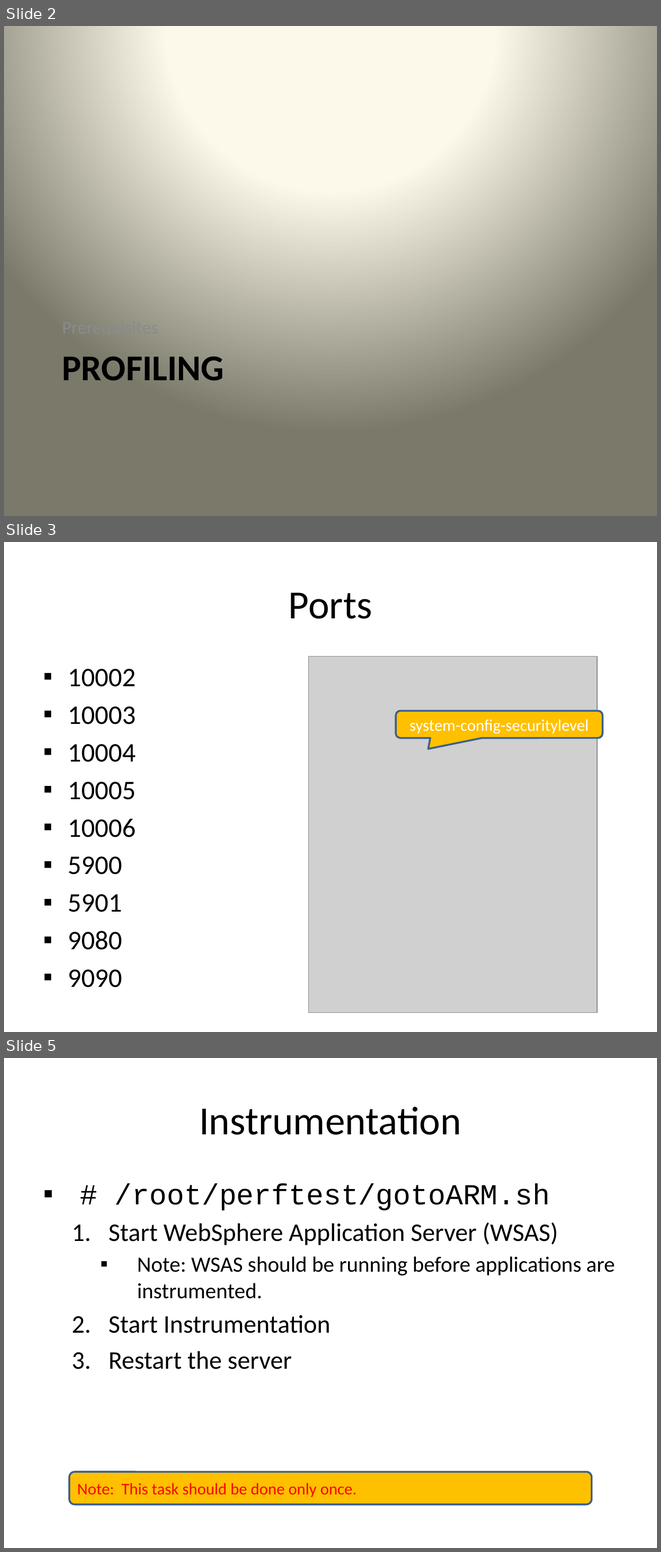
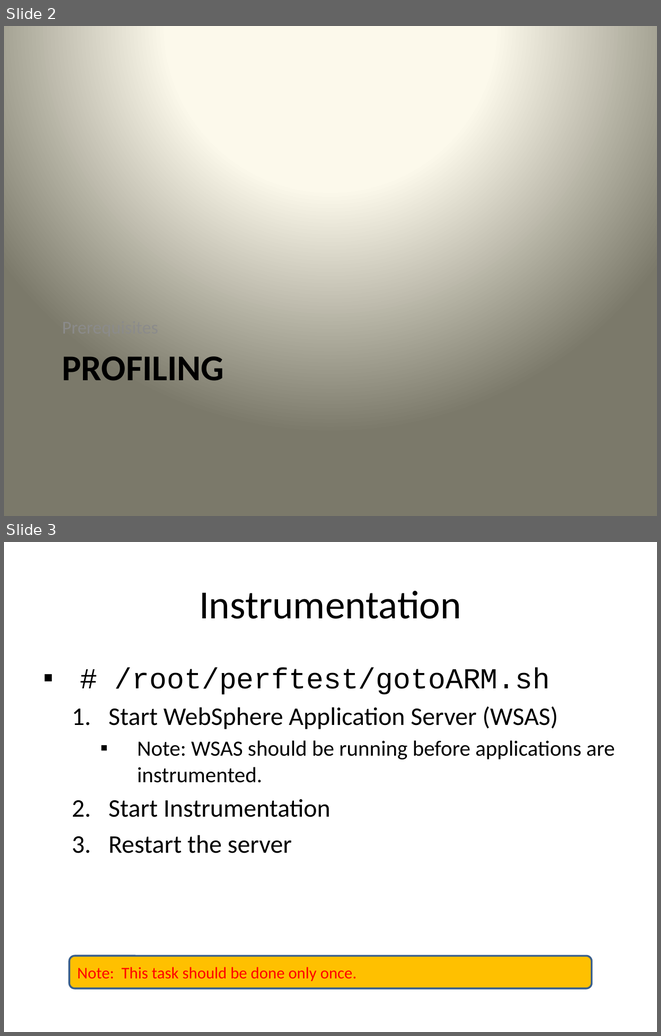
Before and after one commit to wsgan001/asegrp, a slide deck: papers/DRCPA/docs/PerfTest - Profiling.pptx. Shown one above the other, each under a label of ours: slides 2, 3 and 5 before the commit, slides 2 and 3 after it; the slides between them are not shown. The pictures are 661x1552 and 661x1036 pixels, drawn with LibreOffice and Linux fonts; fonts in the diff are those of the drawing; grey boxes stand for pictures. Boxes give left, top, right and bottom in pixels: in the first picture for what was removed or moved away, otherwise in the second. Text is boxed around its words. In the diff, an @@ line names an element or a change of style, - is before the commit and + after.

```diff
--- a/papers/DRCPA/docs/PerfTest - Profiling.pptx
+++ b/papers/DRCPA/docs/PerfTest - Profiling.pptx
@@ slide 3 removed at (x1=4, y1=542, x2=657, y2=1032), background #FFFFFF @@
@@ title removed at (x1=289, y1=592, x2=372, y2=619) @@
-Ports
@@ text removed at (x1=68, y1=669, x2=135, y2=987) @@
-▪ 10002
-▪ 10003
-▪ 10004
-▪ 10005
-▪ 10006
-▪ 5900
-▪ 5901
-▪ 9080
-▪ 9090
@@ picture removed at (x1=309, y1=656, x2=598, y2=1013) @@
@@ rounded speech box removed at (x1=396, y1=711, x2=603, y2=738) @@
-system-config-securitylevel
@@ what was slide 5 is now slide 3 @@
```
Also in this commit, not shown: 4 slides changed, 5 slides added, 1 other slide removed.
